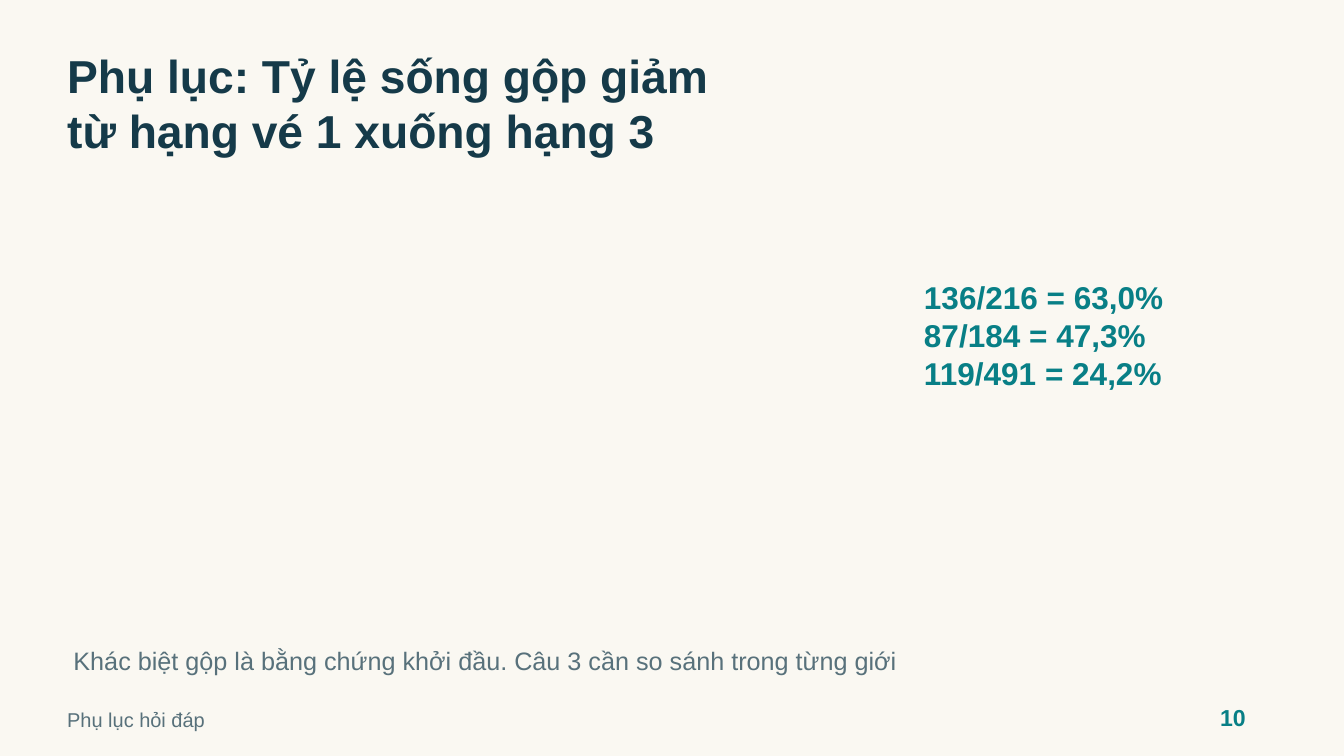
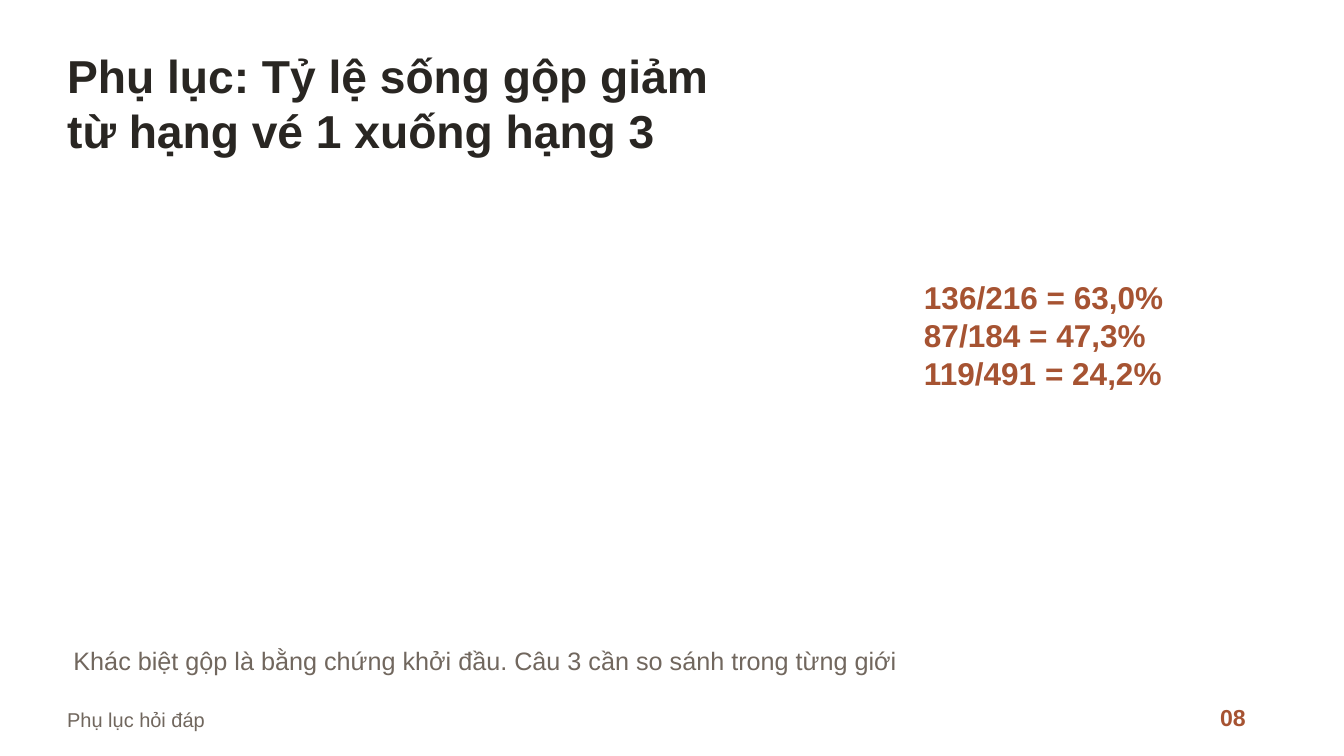
Before and after one commit to hoangduydz/CNTT219-LuongCongHoangDuy, a slide deck: slide 8 of A2/A2-02_Slide_Kaggle891_240464_240233.pptx (slide 10 before the commit). Drawn at 1344x756 pixels with LibreOffice and Linux fonts; fonts in the diff are those of the drawing. Boxes give left, top, right and bottom in pixels: in the first picture for what was removed or moved away, otherwise in the second. Text is boxed around its words. In the diff, an @@ line names an element or a change of style, - is before the commit and + after.

Commit message:
A2: update final report and light-theme presentation

```diff
--- a/A2/A2-02_Slide_Kaggle891_240464_240233.pptx
+++ b/A2/A2-02_Slide_Kaggle891_240464_240233.pptx
@@ background #FAF8F2 to #FFFFFF @@
@@ text "Phụ lục: Tỷ lệ sống ..." at [67,57,708,158]: text colour #153A49 to #292622 @@
@@ text "136/216 = 63,0%" at [924,286,1163,390]: text colour #087F86 to #A65332 @@
@@ text "Khác biệt gộp là bằng ..." at [73,650,897,675]: text colour #58717B to #71675E @@
@@ text "Phụ lục hỏi đáp" at [67,712,204,731]: text colour #58717B to #71675E @@
@@ text at [1220,710,1246,727]: text changed; text colour #087F86 to #A65332 @@
-10
+08
```
Also in this commit, not shown: 2 other slides changed, 7 slides added, 9 slides removed, 13 other files.
